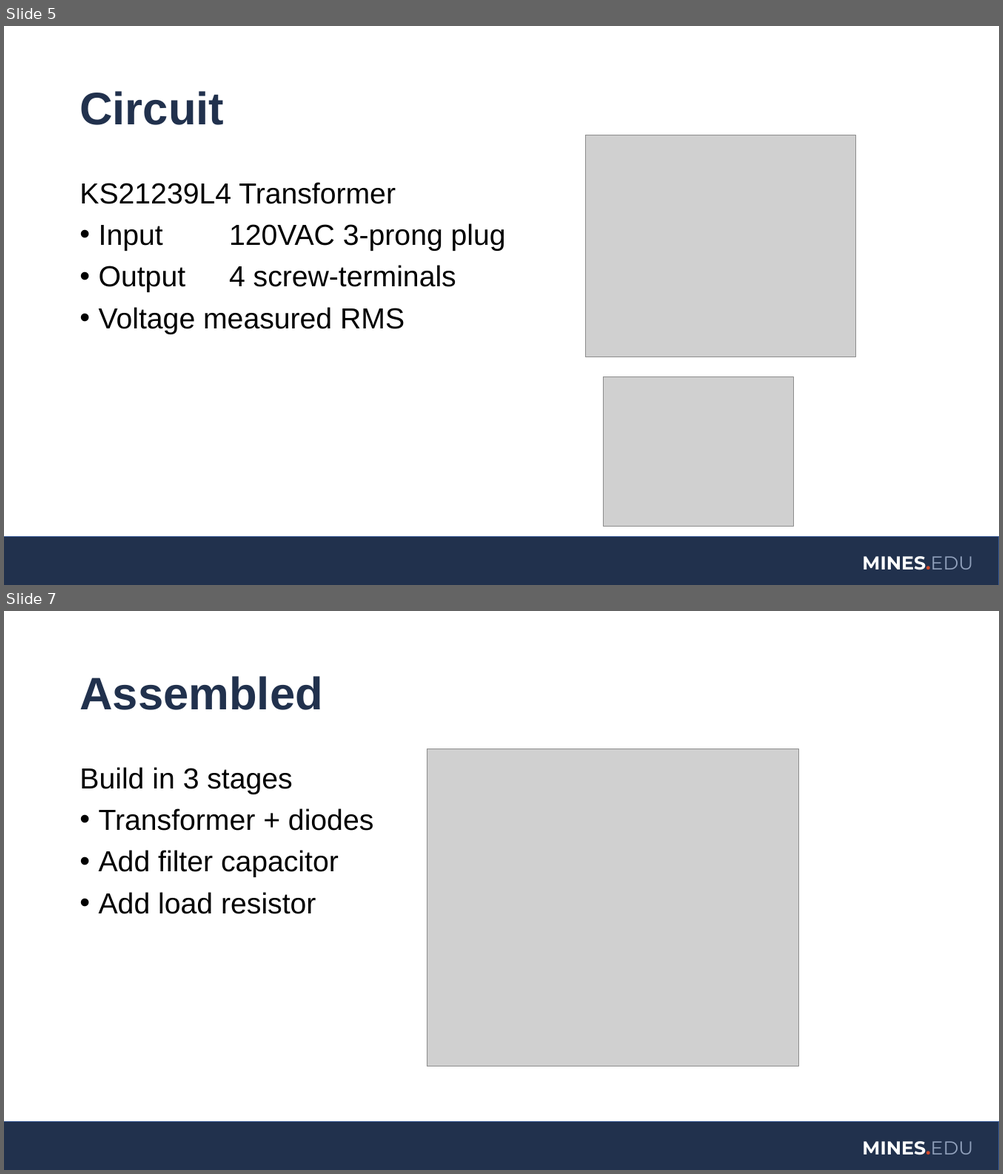
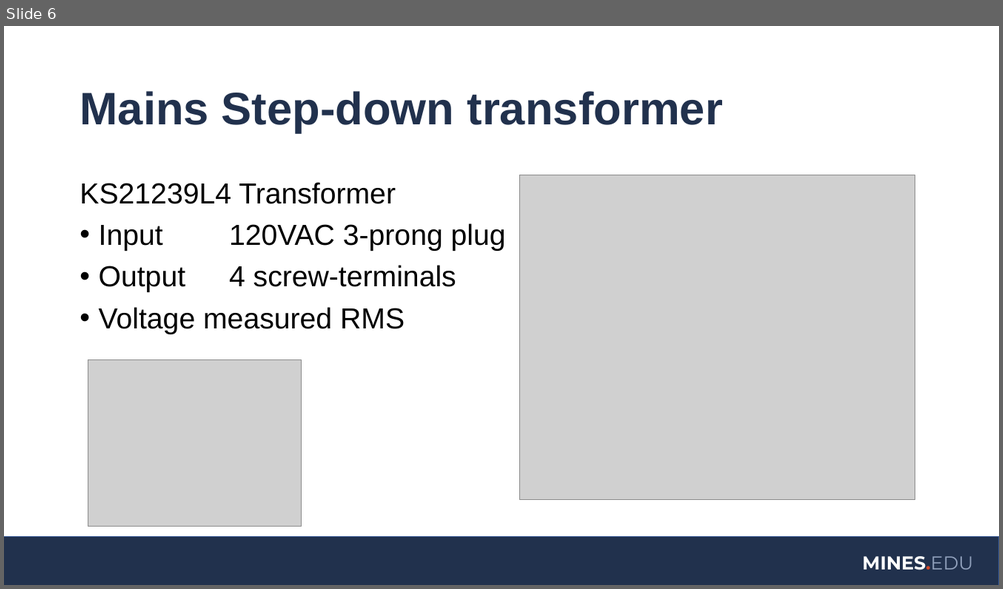
Before and after one commit to coulston/Active-Devices, a slide deck: Labs/lab41 rectifierWithBuck/rectifierWithBuck.pptx. Shown one above the other, each under a label of ours: slides 5 and 7 before the commit, slide 6 after it; the slides between them are not shown. The pictures are 1003x1174 and 1003x589 pixels, drawn with LibreOffice and Linux fonts; fonts in the diff are those of the drawing; grey boxes stand for pictures; background and template pictures are left out. Boxes give left, top, right and bottom in pixels: in the first picture for what was removed or moved away, otherwise in the second. Text is boxed around its words. In the diff, an @@ line names an element or a change of style, - is before the commit and + after.

```diff
--- a/Labs/lab41 rectifierWithBuck/rectifierWithBuck.pptx
+++ b/Labs/lab41 rectifierWithBuck/rectifierWithBuck.pptx
@@ slide 7 removed at [4,611,999,1170], background #FFFFFF; not listed: 2 template elements that a slide beside it also shows @@
@@ title removed at [79,676,322,710] @@
-Assembled
@@ picture removed at [427,749,799,1067] @@
@@ text removed at [79,767,373,914] @@
-Build in 3 stages
-• Transformer + diodes
-• Add filter capacitor
-• Add load resistor
@@ what was slide 5 is now slide 6 @@
@@ slide 6 changed as well @@
@@ title at [79,91,723,133]: text changed @@
-Circuit
+Mains Step-down transformer
@@ picture: place and size @@
-picture at [585,135,855,358]
+picture at [520,175,915,500]
@@ picture: place and size @@
-picture at [603,378,794,527]
+picture at [88,360,301,527]
```
Also in this commit, not shown: 4 other slides changed, 6 slides added, 2 other slides removed, 1 other file.
